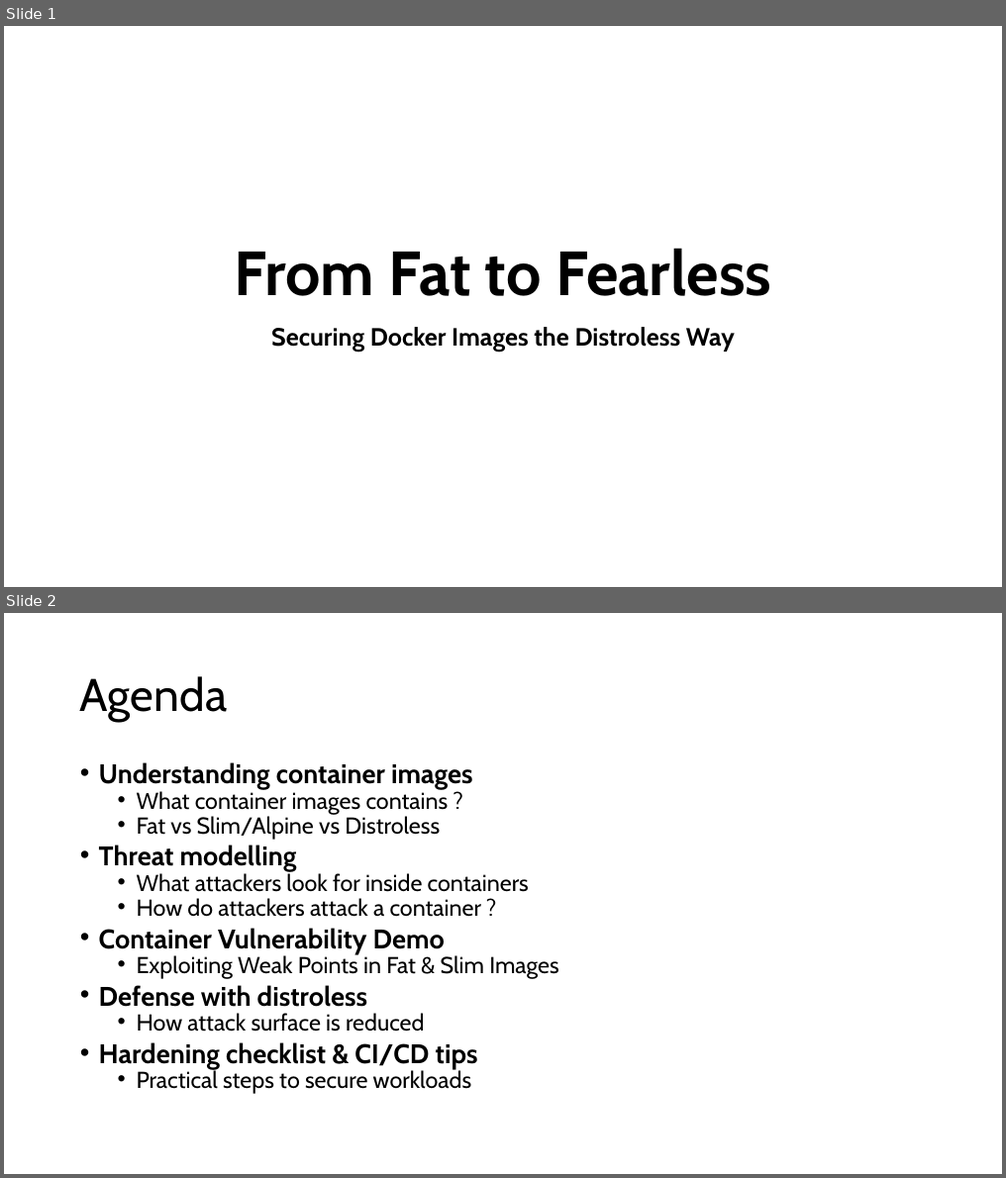
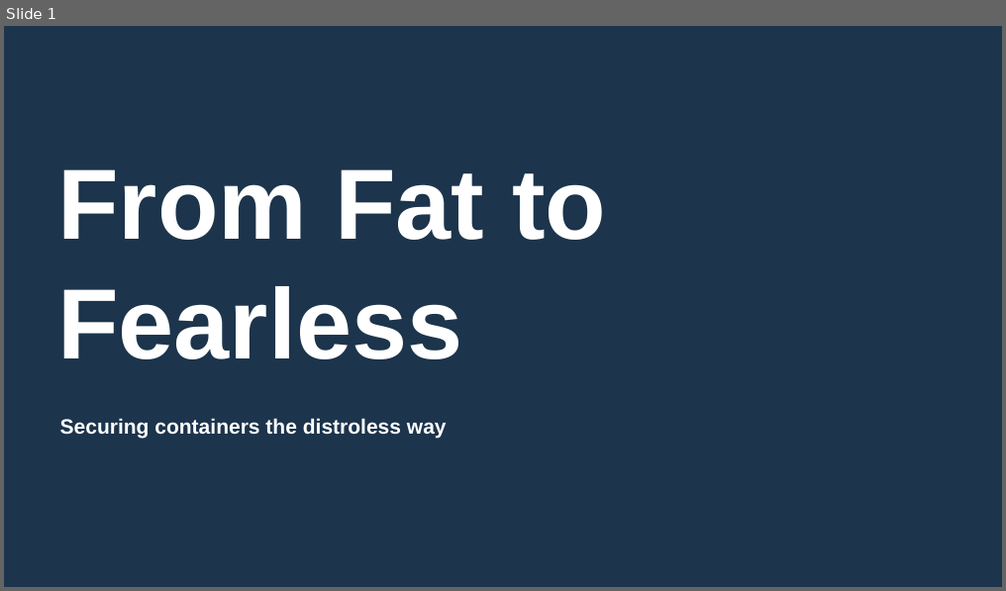
Before and after one commit to bharatnanda/from-fat-to-fearless-distroless-way, a slide deck: From Fat to Fearless.pptx. Shown one above the other, each under a label of ours: slides 1 and 2 before the commit, slide 1 after it. The pictures are 1006x1178 and 1006x591 pixels, drawn with LibreOffice and Linux fonts; fonts in the diff are those of the drawing. Boxes give left, top, right and bottom in pixels: in the first picture for what was removed or moved away, otherwise in the second. Text is boxed around its words. In the diff, an @@ line names an element or a change of style, - is before the commit and + after.

Commit message:
Updated the demo ppt

```diff
--- a/From Fat to Fearless.pptx
+++ b/From Fat to Fearless.pptx
@@ slide 2 removed at [4,613,1002,1174], background #FFFFFF @@
@@ title removed at [80,676,227,722] @@
-Agenda
@@ text removed at [99,762,559,1094] @@
-• Understanding container images
-  • What container images contains ?
-  • Fat vs Slim/Alpine vs Distroless
-• Threat modelling
-  • What attackers look for inside containers
-  • How do attackers attack a container ?
-• Container Vulnerability Demo
-  • Exploiting Weak Points in Fat & Slim Images
-• Defense with distroless
-  • How attack surface is reduced
-• Hardening checklist & CI/CD tips
-  • Practical steps to secure workloads
@@ slide 1 changed as well @@
@@ background #FFFFFF to #0E2841 at 94% opacity @@
@@ text "From Fat to Fearless": place and size @@
-text "From Fat to Fearless" at [235,248,771,296]
+text "From Fat to Fearless" at [57,170,606,360]
@@ text "From Fat to Fearless" at [57,170,606,360]: size 60 to 96 pt, font Cabin to Arial, text colour #000000 to #FFFFFF; alignment centre to left; line spacing 0.9 to 1 @@
@@ text at [60,418,447,438]: text changed; size 24 to 20 pt; font Cabin to Arial; text colour #000000 to #FFFFFF @@
-Securing Docker Images the Distroless Way
+Securing containers the distroless way
```
Also in this commit, not shown: 16 other slides changed, 3 slides added, 3 other slides removed.
